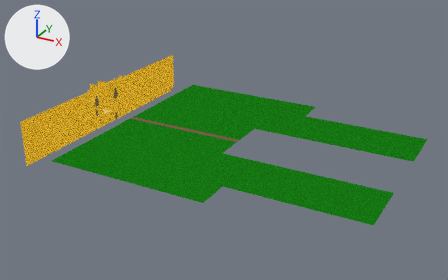
Two versions of the Blender file Assets/Models/Rooms/0_Exterior/Room0.blend, one commit apart.
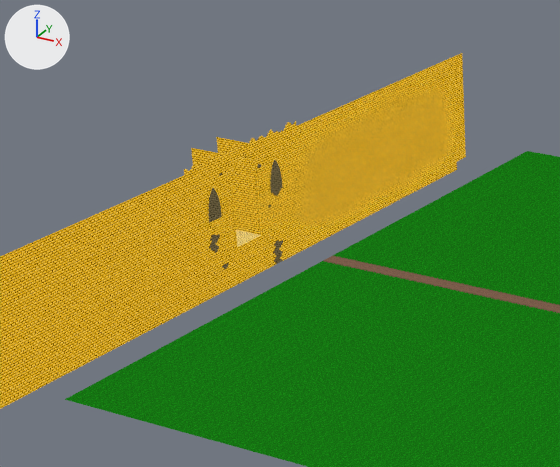
Each version appears first whole from a 50 mm lens placed at (129.4, -151.5, 76.1), pointed at (44.8, 2.3, -0.9), and next in a close-up on the part from 7% to 45% of the width and 14% to 65% of the height. The lights are fixed; the arrows at upper left show +X, +Y and +Z.

In view in the first close-up: 'Cube', 'Cube.001', 'Hole L', 'Main Door', 'Top Rough', 'Window L'.
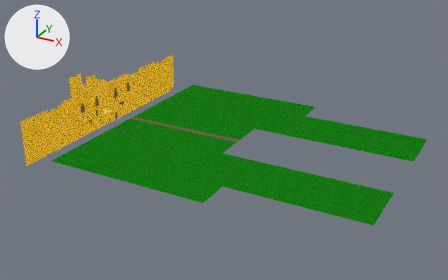
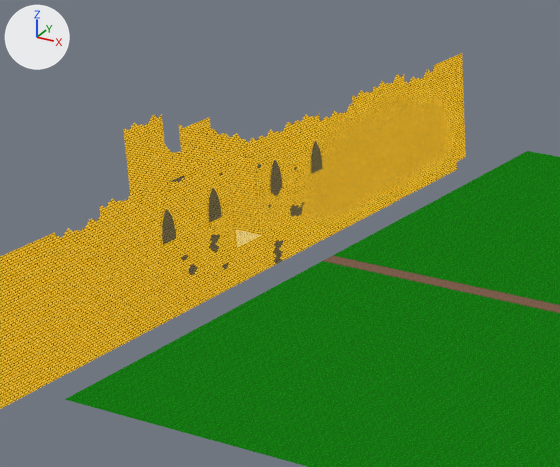
What differs and where, as boxes (x1, y1, x2, y2) in the close-ups (560 x 467 px):
'Wall Breakage Top', added
    after: (55, 176, 185, 242)
'Wall Breakage Top 2', added
    after: (296, 65, 434, 126)
'Inner Hall Rough', added
    after: (124, 135, 228, 158)
'Right Window 2.001', added
    after: (303, 131, 328, 177)
'Inner Rough 3', added
    after: (178, 121, 253, 141)
'Weird Hole', added
    after: (284, 195, 308, 223)
'Left Window 2', added
    after: (159, 201, 175, 235)
'Holes L', added
    after: (178, 251, 200, 282)
'Inner Rough 2', added
    after: (123, 110, 162, 134)
part 1 of me_cube, built on
    before: (55, 65, 434, 282)
    after: (124, 117, 323, 245)

The change, as a list of edits to the scene's bpy script:
```text
Change me_cube:
    remove me_cube.from_pydata(...)  # 5920 vertices, 5574 faces; spans x -5.0..100.0, y -36.0..43.0, z -4.0..10.0
    add me_cube.from_pydata(...)  # 6310 vertices, 5948 faces; spans x -14.0..100.0, y -36.0..43.0, z -4.0..10.0
    me_cube part 1: 3 vertices moved from x 0.0, y 13.0..15.0, z 6.0..7.0 to x -1.0, y 12.0..16.0, z 6.0..8.0; 34 vertices removed from x -5.0..0.0, y -24.0..36.0, z 0.0..10.0; 424 vertices added at x -14.0..-1.0, y -12.0..16.0, z -1.0..10.0
Add ob_inner_rough_3:
    ob_inner_rough_3 = bpy.data.objects.new('Inner Rough 3', me_cube_024)  # 22 vertices, 10 faces; spans x -10.0..0.0, y 4.0, z 10.0..11.0
    ob_inner_rough_3.location = (0.0, 0.0, 0.0)
Add ob_inner_rough_2:
    ob_inner_rough_2 = bpy.data.objects.new('Inner Rough 2', me_cube_023)  # 14 vertices, 6 faces; spans x -14.0, y 0.0..6.0, z 10.0..11.0
    ob_inner_rough_2.location = (0.0, 0.0, 0.0)
Add ob_inner_hall_rough:
    ob_inner_hall_rough = bpy.data.objects.new('Inner Hall Rough', me_cube_022)  # 31 vertices, 14 faces; spans x -14.0..0.0, y 0.0, z 9.0..11.0
    ob_inner_hall_rough.location = (0.0, 0.0, 0.0)
Add ob_holes_l:
    ob_holes_l = bpy.data.objects.new('Holes L', me_cube_021)  # 13 vertices, 6 faces; spans x 0.0, y -9.0..-6.0, z -1.0..2.0
    ob_holes_l.location = (0.0, 0.0, 0.0)
Add ob_weird_hole:
    ob_weird_hole = bpy.data.objects.new('Weird Hole', me_cube_020)  # 15 vertices, 8 faces; spans x 0.0, y 8.0..12.0, z 0.0..2.0
    ob_weird_hole.location = (0.0, 0.0, 0.0)
Add ob_wall_breakage_top_2:
    ob_wall_breakage_top_2 = bpy.data.objects.new('Wall Breakage Top 2', me_cube_018)  # 57 vertices, 26 faces; spans x 0.0, y 11.0..37.0, z 9.0..11.0
    ob_wall_breakage_top_2.location = (0.0, 0.0, 0.0)
Add ob_wall_breakage_top:
    ob_wall_breakage_top = bpy.data.objects.new('Wall Breakage Top', me_cube_017)  # 40 vertices, 18 faces; spans x 0.0, y -25.0..-7.0, z 9.0..11.0
    ob_wall_breakage_top.location = (0.0, 0.0, 0.0)
Add ob_left_window_2:
    ob_left_window_2 = bpy.data.objects.new('Left Window 2', me_cube_016)  # 12 vertices, 6 faces; spans x 0.0, y -11.0..-9.0, z 5.0..8.0
    ob_left_window_2.location = (0.0, 0.0, 0.0)
Add ob_right_window_2_001:
    ob_right_window_2_001 = bpy.data.objects.new('Right Window 2.001', me_cube_015)  # 24 vertices, 14 faces; spans x 0.0, y 12.0..16.0, z 4.0..8.0
    ob_right_window_2_001.location = (0.0, 0.0, 0.0)
```
